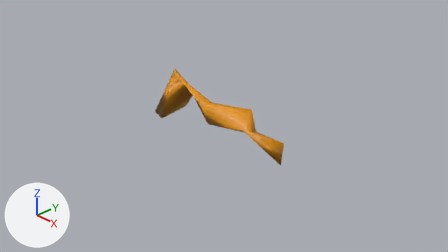
The Blender file Assets/Prefabs/AntComponents/HunterBody.blend as it was, and as the next commit left it.
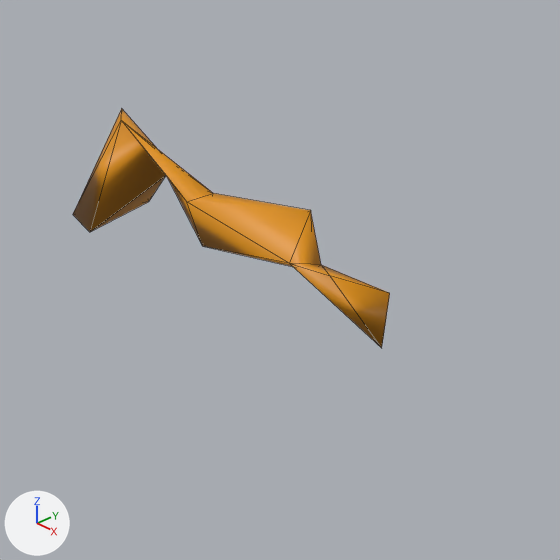
Each version is shown from the file's camera 'Camera', then close up on the part from 28% to 79% of the width and 10% to 100% of the height. Lighting does not change. The marker at lower left points along +X, +Y and +Z. The close-ups show mesh edges as thin lines.

Objects in the first close-up: 'HunterBody'.
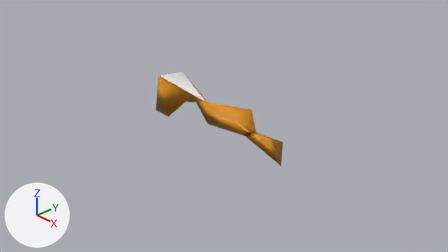
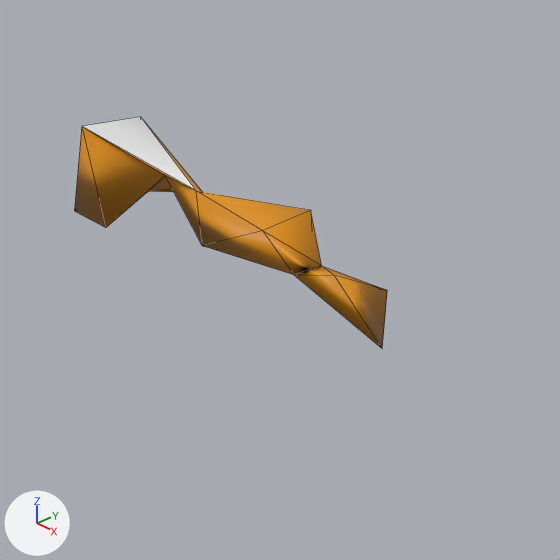
What differs and where, as boxes (x1, y1, x2, y2) in the close-ups (560 x 560 px; the box of a moved part takes in the faces that stretch with it):
```json
{"object": "HunterBody", "change": "reshaped, recoloured", "before": [73, 109, 390, 348], "after": [75, 117, 387, 348]}
{"part": 1, "of": "me_cube_003", "change": "moved or reshaped", "before": [73, 109, 156, 232], "after": [82, 117, 195, 227]}
```

Edits to the scene script, one JSON object a line:
```json
{"op": "add", "block": "mat_material", "code": ["mat_material = principled_material('Material')", "mat_material.base_color = (0.8, 0.8, 0.8)  # white #e7e7e7"]}
{"block": "me_cube_003", "where": "# used by ob_hunterbody; location = (0.0, 0.0, 0.0); rotation_euler = (0.0, 3.142, 0.0), in degrees (0, 180, 0); scale = (-0.3, -0.3, -0.156)"}
{"op": "remove", "block": "me_cube_003", "code": "me_cube_003.from_pydata(...)  # 1304 vertices, 1295 faces; spans x -7.01..5.13, y -1.25..1.24, z -3.39..4.35"}
{"op": "add", "block": "me_cube_003", "code": "me_cube_003.from_pydata(...)  # 1304 vertices, 1295 faces; spans x -7.98..5.13, y -1.72..1.7, z -3.39..5.36"}
{"block": "me_cube_003", "change": "me_cube_003 part 1: 24 of 1304 vertices moved; they spanned x -6.56..-3.89, y -1.15..1.14, z -1.43..4.1 and now span x -7.98..-4.0, y -1.72..1.7, z -2.89..5.36; mean shift (-0.86, 0.0, 0.0); largest move (-6.53, 0.56, -1.43) -> (-7.94, 0.85, -2.89)"}
{"block": "me_cube_003", "change": "me_cube_003 part 2: 60 of the faces centred in x -6.51..-4.06, y -1.03..1.01, z -0.98..4.22 switch from mat_material_001 (orange #e09100) to mat_material (white #e7e7e7)"}
```
